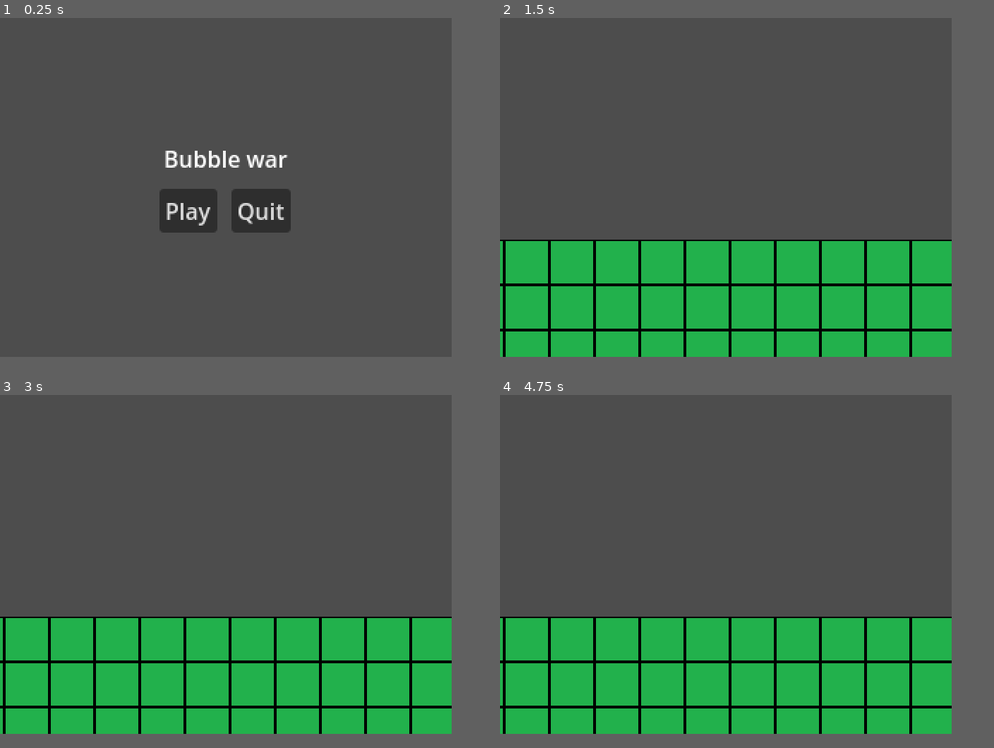
Above: before the commit, frames 1-4 (two rows, left to right).
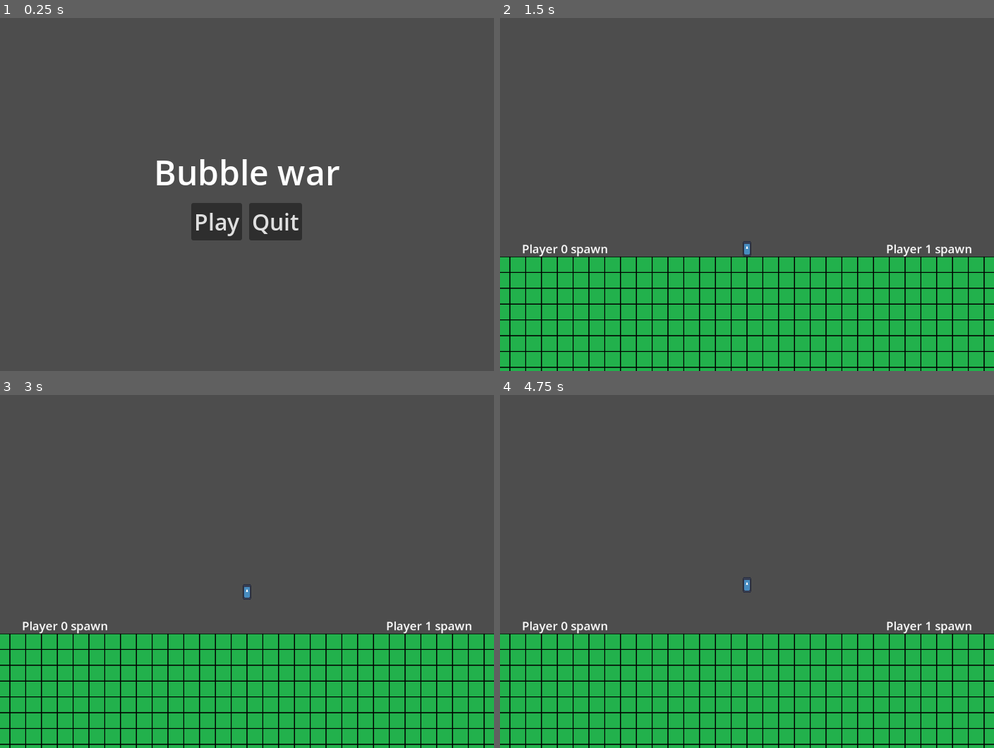
Above: after the commit, the same moments.

Repository: Frn1/GGJ-2025
Game: Godot game, scene res://scenes/main_menu.tscn
Two runs of this game, one before a commit and one after it. Both use one fixed random seed, a clock stepped at 60 frames per second and the inputs below. The engine's default icon, where the game draws it, is replaced by a stand-in: a white triangle on a blue panel in a dark square.
Inputs:
- Up to frame 1 (0.25 s): no input
- Up to frame 2 (1.5 s): click "Play" at 0.5 s
- Up to frame 3 (3 s): tap Enter at 2 s; tap Space at 2.75 s
- Up to frame 4 (4.75 s): tap Enter at 3.5 s; tap Space at 4.25 s
In our replay, the window is 640x480 before the commit and 700x500 after it. These sizes can differ from the game's own. Grey fills any space a smaller window leaves; there, only what the larger window draws over its background counts as a difference.

The runs differ from the first frame. In frame 1, 4.5% of the frame differs, in the area x 31-69%, y 37-63%; in frame 2, 18%; in frame 3, 18%, in the area x 0-100%, y 53-100%; in frame 4, 18%.

Commit message:
Add bubble spawn object (without code)

Diff:
--- a/levels/test.tscn
+++ b/levels/test.tscn
@@ -1,31 +1,22 @@
-[gd_scene load_steps=8 format=4 uid="uid://c2rc3lo3fg0bh"]
+[gd_scene load_steps=4 format=4 uid="uid://c2rc3lo3fg0bh"]
 
 [ext_resource type="Script" path="res://levels/level.gd" id="1_2ay1g"]
 [ext_resource type="TileSet" uid="uid://bpkjmsw5j4eyn" path="res://tiles/meta.tres" id="2_8jw38"]
 [ext_resource type="TileSet" uid="uid://i0ffc16sq24f" path="res://tiles/debug.tres" id="2_a32s6"]
-[ext_resource type="PackedScene" uid="uid://bgrt4ig3n5t2p" path="res://objects/meta/camera_down_limit.tscn" id="4_bp1f6"]
-[ext_resource type="PackedScene" uid="uid://whfblac1rvr8" path="res://objects/meta/camera_left_limit.tscn" id="5_or6oq"]
-[ext_resource type="PackedScene" uid="uid://7gckoevt36g8" path="res://objects/meta/camera_right_limit.tscn" id="6_jn0nt"]
-[ext_resource type="PackedScene" uid="uid://cf3jcqry6o8jv" path="res://objects/meta/camera_up_limit.tscn" id="7_xox7f"]
 
 [node name="Level" type="Node2D"]
 script = ExtResource("1_2ay1g")
 
 [node name="Meta" type="TileMapLayer" parent="."]
+tile_map_data = PackedByteArray("AAD0////AAAAAAAAAQALAP//AAAAAAAAAgA=")
 tile_set = ExtResource("2_8jw38")
 
 [node name="Terrain" type="TileMapLayer" parent="."]
 tile_map_data = PackedByteArray("AADw/wAAAAAAAAAAAADw/wEAAAAAAAAAAADw/wIAAAAAAAAAAADw/wMAAAAAAAAAAADw/wQAAAAAAAAAAADw/w …(4016 unchanged characters)…
 tile_set = ExtResource("2_a32s6")
 
-[node name="CameraDownLimit" parent="." instance=ExtResource("4_bp1f6")]
-position = Vector2(1, 60)
-
-[node name="CameraLeftLimit" parent="." instance=ExtResource("5_or6oq")]
-position = Vector2(-124, -2)
-
-[node name="CameraRightLimit" parent="." instance=ExtResource("6_jn0nt")]
-position = Vector2(121, -2)
-
-[node name="CameraUpLimit" parent="." instance=ExtResource("7_xox7f")]
-position = Vector2(1, -97)
+[node name="Camera2D" type="Camera2D" parent="."]
+offset = Vector2(0, -125)
+zoom = Vector2(0.7, 0.7)
+drag_horizontal_enabled = true
+editor_draw_limits = true
--- /dev/null
+++ b/objects/bubble.gd
@@ -0,0 +1,4 @@
+extends Area2D
+
+func _on_area_entered(area: Area2D) -> void:
+	print("Colision con ", area.get_overlapping_bodies()[0])
--- /dev/null
+++ b/objects/bubble.tscn
@@ -0,0 +1,19 @@
+[gd_scene load_steps=4 format=3 uid="uid://d3ib8icj278rm"]
+
+[ext_resource type="Script" path="res://objects/bubble.gd" id="1_5283d"]
+[ext_resource type="Texture2D" uid="uid://c2uaemrvr4ors" path="res://icon.svg" id="2_ext5l"]
+
+[sub_resource type="CircleShape2D" id="CircleShape2D_rmgwc"]
+radius = 16.0
+
+[node name="Bubble" type="Area2D"]
+script = ExtResource("1_5283d")
+
+[node name="CollisionShape2D" type="CollisionShape2D" parent="."]
+shape = SubResource("CircleShape2D_rmgwc")
+
+[node name="Sprite2D" type="Sprite2D" parent="."]
+scale = Vector2(0.25, 0.25)
+texture = ExtResource("2_ext5l")
+
+[connection signal="area_entered" from="." to="." method="_on_area_entered"]
--- /dev/null
+++ b/objects/meta/bubble_spawn.tscn
@@ -0,0 +1,24 @@
+[gd_scene load_steps=2 format=3 uid="uid://c67sexms4m21d"]
+
+[sub_resource type="LabelSettings" id="LabelSettings_gv52j"]
+font_size = 24
+
+[node name="BubbleSpawn" type="Node2D"]
+
+[node name="Label" type="Label" parent="."]
+anchors_preset = 8
+anchor_left = 0.5
+anchor_top = 0.5
+anchor_right = 0.5
+anchor_bottom = 0.5
+offset_left = -32.5
+offset_top = -11.5
+offset_right = 32.5
+offset_bottom = 11.5
+grow_horizontal = 2
+grow_vertical = 2
+size_flags_horizontal = 4
+text = "Bubble spawn"
+label_settings = SubResource("LabelSettings_gv52j")
+horizontal_alignment = 1
+vertical_alignment = 1
--- a/objects/meta/camera_down_limit.tscn
+++ /dev/null
@@ -1,7 +0,0 @@
-[gd_scene load_steps=2 format=3 uid="uid://bgrt4ig3n5t2p"]
-
-[ext_resource type="Script" path="res://objects/meta/camera_limit.gd" id="1_edvgv"]
-
-[node name="CameraDownLimit" type="Node2D"]
-script = ExtResource("1_edvgv")
-camera_limit_side = 2
--- a/objects/meta/camera_left_limit.tscn
+++ /dev/null
@@ -1,6 +0,0 @@
-[gd_scene load_steps=2 format=3 uid="uid://whfblac1rvr8"]
-
-[ext_resource type="Script" path="res://objects/meta/camera_limit.gd" id="1_0wxqp"]
-
-[node name="CameraLeftLimit" type="Node2D"]
-script = ExtResource("1_0wxqp")
--- a/objects/meta/camera_limit.gd
+++ /dev/null
@@ -1,21 +0,0 @@
-class_name CameraLimit
-
-extends Node2D
-
-enum CameraLimitSide {
-	LEFT,
-	TOP,
-	BOTTOM,
-	RIGHT
-}
-
-@export var camera_limit_side: CameraLimitSide = CameraLimitSide.LEFT
-
-# Called when the node enters the scene tree for the first time.
-func _ready() -> void:
-	pass # Replace with function body.
-
-
-# Called every frame. 'delta' is the elapsed time since the previous frame.
-func _process(delta: float) -> void:
-	pass
--- a/objects/meta/camera_right_limit.tscn
+++ /dev/null
@@ -1,7 +0,0 @@
-[gd_scene load_steps=2 format=3 uid="uid://7gckoevt36g8"]
-
-[ext_resource type="Script" path="res://objects/meta/camera_limit.gd" id="1_1mcu4"]
-
-[node name="CameraRightLimit" type="Node2D"]
-script = ExtResource("1_1mcu4")
-camera_limit_side = 3
--- a/objects/meta/camera_up_limit.tscn
+++ /dev/null
@@ -1,7 +0,0 @@
-[gd_scene load_steps=2 format=3 uid="uid://cf3jcqry6o8jv"]
-
-[ext_resource type="Script" path="res://objects/meta/camera_limit.gd" id="1_ha1vg"]
-
-[node name="CameraUpLimit" type="Node2D"]
-script = ExtResource("1_ha1vg")
-camera_limit_side = 1
--- a/objects/meta/player0_spawn.tscn
+++ b/objects/meta/player0_spawn.tscn
@@ -3,7 +3,7 @@
 [ext_resource type="Script" path="res://objects/meta/player_spawn.gd" id="1_3w13h"]
 
 [sub_resource type="LabelSettings" id="LabelSettings_lpdya"]
-font_size = 10
+font_size = 24
 
 [node name="Player0SpawnPoint" type="Node2D"]
 script = ExtResource("1_3w13h")
--- a/objects/meta/player1_spawn.tscn
+++ b/objects/meta/player1_spawn.tscn
@@ -2,8 +2,8 @@
 
 [ext_resource type="Script" path="res://objects/meta/player_spawn.gd" id="1_4xjet"]
 
-[sub_resource type="LabelSettings" id="LabelSettings_lpdya"]
-font_size = 10
+[sub_resource type="LabelSettings" id="LabelSettings_mj8py"]
+font_size = 24
 
 [node name="Player1SpawnPoint" type="Node2D"]
 script = ExtResource("1_4xjet")
@@ -23,6 +23,6 @@
 grow_vertical = 2
 size_flags_horizontal = 4
 text = "Player 1 spawn"
-label_settings = SubResource("LabelSettings_lpdya")
+label_settings = SubResource("LabelSettings_mj8py")
 horizontal_alignment = 1
 vertical_alignment = 1
--- /dev/null
+++ b/objects/player.gd
@@ -0,0 +1,21 @@
+extends CharacterBody2D
+
+@export_range(0, 1) var player = 0
+
+@export var speed = 300.0
+@export var jump_velocity = 400.0
+
+func _physics_process(delta: float) -> void:
+	if not is_on_floor():
+		velocity += get_gravity() * delta
+
+	if Input.is_action_just_pressed("jump_p" + str(player)) and is_on_floor():
+		velocity.y = -jump_velocity
+
+	var direction := Input.get_axis("move_left_p" + str(player), "move_right_p" + str(player))
+	if direction:
+		velocity.x = direction * speed
+	else:
+		velocity.x = move_toward(velocity.x, 0, speed)
+
+	move_and_slide()
--- /dev/null
+++ b/objects/player.tscn
@@ -0,0 +1,18 @@
+[gd_scene load_steps=4 format=3 uid="uid://b84dig46n1alm"]
+
+[ext_resource type="Script" path="res://objects/player.gd" id="1_lqea5"]
+[ext_resource type="Texture2D" uid="uid://c2uaemrvr4ors" path="res://icon.svg" id="2_dn4m6"]
+
+[sub_resource type="CapsuleShape2D" id="CapsuleShape2D_w7pgv"]
+radius = 8.0
+height = 32.0
+
+[node name="Player" type="CharacterBody2D"]
+script = ExtResource("1_lqea5")
+
+[node name="Sprite2D" type="Sprite2D" parent="."]
+scale = Vector2(0.125, 0.25)
+texture = ExtResource("2_dn4m6")
+
+[node name="CollisionShape2D" type="CollisionShape2D" parent="."]
+shape = SubResource("CapsuleShape2D_w7pgv")
--- a/project.godot
+++ b/project.godot
@@ -17,11 +17,10 @@
 
 [display]
 
-window/size/viewport_width=320
-window/size/viewport_height=240
-window/size/window_width_override=960
-window/size/window_height_override=720
-window/stretch/mode="viewport"
+window/size/viewport_width=700
+window/size/viewport_height=500
+window/size/mode=2
+window/stretch/mode="canvas_items"
 window/stretch/aspect="expand"
 
 [input]
@@ -32,6 +31,32 @@
 , Object(InputEventJoypadButton,"resource_local_to_scene":false,"resource_name":"","device":-1,"button_index":6,"pressure":0.0,"pressed":false,"script":null)
 ]
 }
+jump_p0={
+"deadzone": 0.5,
+"events": [Object(InputEventKey,"resource_local_to_scene":false,"resource_name":"","device":-1,"window_id":0,"alt_pressed":false,"shift_pressed":false,"ctrl_pressed":false,"meta_pressed":false,"pressed":false,"keycode":0,"physical_keycode":32,"key_label":0,"unicode":32,"location":0,"echo":false,"script":null)
+, Object(InputEventJoypadButton,"resource_local_to_scene":false,"resource_name":"","device":0,"button_index":0,"pressure":0.0,"pressed":false,"script":null)
+, Object(InputEventJoypadButton,"resource_local_to_scene":false,"resource_name":"","device":0,"button_index":1,"pressure":0.0,"pressed":false,"script":null)
+]
+}
+attack_p0={
+"deadzone": 0.5,
+"events": [Object(InputEventKey,"resource_local_to_scene":false,"resource_name":"","device":-1,"window_id":0,"alt_pressed":false,"shift_pressed":false,"ctrl_pressed":false,"meta_pressed":false,"pressed":false,"keycode":0,"physical_keycode":4194325,"key_label":0,"unicode":0,"location":0,"echo":false,"script":null)
+, Object(InputEventJoypadButton,"resource_local_to_scene":false,"resource_name":"","device":0,"button_index":2,"pressure":0.0,"pressed":false,"script":null)
+, Object(InputEventJoypadButton,"resource_local_to_scene":false,"resource_name":"","device":0,"button_index":3,"pressure":0.0,"pressed":false,"script":null)
+]
+}
+move_left_p0={
+"deadzone": 0.5,
+"events": [Object(InputEventKey,"resource_local_to_scene":false,"resource_name":"","device":-1,"window_id":0,"alt_pressed":false,"shift_pressed":false,"ctrl_pressed":false,"meta_pressed":false,"pressed":false,"keycode":0,"physical_keycode":65,"key_label":0,"unicode":97,"location":0,"echo":false,"script":null)
+, Object(InputEventJoypadMotion,"resource_local_to_scene":false,"resource_name":"","device":0,"axis":0,"axis_value":-1.0,"script":null)
+]
+}
+move_right_p0={
+"deadzone": 0.5,
+"events": [Object(InputEventKey,"resource_local_to_scene":false,"resource_name":"","device":-1,"window_id":0,"alt_pressed":false,"shift_pressed":false,"ctrl_pressed":false,"meta_pressed":false,"pressed":false,"keycode":0,"physical_keycode":68,"key_label":0,"unicode":100,"location":0,"echo":false,"script":null)
+, Object(InputEventJoypadMotion,"resource_local_to_scene":false,"resource_name":"","device":0,"axis":0,"axis_value":1.0,"script":null)
+]
+}
 
 [rendering]
 
--- a/scenes/game.gd
+++ b/scenes/game.gd
@@ -10,14 +10,3 @@
 func _ready() -> void:
 	level = level_scene.instantiate()
 	add_child(level)
-	for child in level.get_children():
-		if child is CameraLimit:
-			match child.camera_limit_side:
-				CameraLimit.CameraLimitSide.LEFT:
-					camera.limit_left = child.global_position.x
-				CameraLimit.CameraLimitSide.TOP:
-					camera.limit_top = child.global_position.y
-				CameraLimit.CameraLimitSide.BOTTOM:
-					camera.limit_bottom = child.global_position.y
-				CameraLimit.CameraLimitSide.RIGHT:
-					camera.limit_right = child.global_position.x
--- a/scenes/game.tscn
+++ b/scenes/game.tscn
@@ -1,18 +1,14 @@
-[gd_scene load_steps=5 format=3 uid="uid://dfpisuwwkekub"]
+[gd_scene load_steps=6 format=3 uid="uid://dfpisuwwkekub"]
 
 [ext_resource type="Script" path="res://scenes/game.gd" id="1_6lxwd"]
 [ext_resource type="PackedScene" uid="uid://c2rc3lo3fg0bh" path="res://levels/test.tscn" id="2_73rq0"]
 [ext_resource type="Script" path="res://ui/game.gd" id="3_h01ni"]
 [ext_resource type="PackedScene" uid="uid://dontxjg52bvb7" path="res://ui/pause_menu.tscn" id="3_m536y"]
+[ext_resource type="PackedScene" uid="uid://b84dig46n1alm" path="res://objects/player.tscn" id="5_0208v"]
 
 [node name="Game" type="Node2D"]
 script = ExtResource("1_6lxwd")
 level_scene = ExtResource("2_73rq0")
-
-[node name="Camera" type="Camera2D" parent="."]
-limit_smoothed = true
-position_smoothing_enabled = true
-editor_draw_limits = true
 
 [node name="UI" type="CanvasLayer" parent="."]
 process_mode = 3
@@ -21,4 +17,7 @@
 [node name="PauseMenu" parent="UI" instance=ExtResource("3_m536y")]
 visible = false
 
+[node name="Player" parent="." instance=ExtResource("5_0208v")]
+position = Vector2(0, -29)
+
 [connection signal="unpause" from="UI/PauseMenu" to="UI" method="unpause_game"]
--- a/scenes/main_menu.tscn
+++ b/scenes/main_menu.tscn
@@ -1,6 +1,9 @@
-[gd_scene load_steps=2 format=3 uid="uid://its1rfbkygrf"]
+[gd_scene load_steps=3 format=3 uid="uid://its1rfbkygrf"]
 
 [ext_resource type="Script" path="res://scenes/main_menu.gd" id="1_dq8jc"]
+
+[sub_resource type="LabelSettings" id="LabelSettings_vkqbu"]
+font_size = 48
 
 [node name="MainMenu" type="Control"]
 layout_mode = 3
@@ -25,6 +28,7 @@
 layout_mode = 2
 size_flags_horizontal = 4
 text = "Bubble war"
+label_settings = SubResource("LabelSettings_vkqbu")
 metadata/_edit_use_anchors_ = true
 
 [node name="Buttons" type="HBoxContainer" parent="Items"]
@@ -35,11 +39,13 @@
 
 [node name="Play" type="Button" parent="Items/Buttons"]
 layout_mode = 2
+theme_override_font_sizes/font_size = 32
 text = "Play"
 metadata/_edit_use_anchors_ = true
 
 [node name="Quit" type="Button" parent="Items/Buttons"]
 layout_mode = 2
+theme_override_font_sizes/font_size = 32
 text = "Quit"
 metadata/_edit_use_anchors_ = true
 
--- a/tiles/debug.tres
+++ b/tiles/debug.tres
@@ -7,7 +7,9 @@
 texture = ExtResource("1_1qdki")
 texture_region_size = Vector2i(32, 32)
 0:0/0 = 0
+0:0/0/physics_layer_0/polygon_0/points = PackedVector2Array(-16, -16, 16, -16, 16, 16, -16, 16)
 
 [resource]
 tile_size = Vector2i(32, 32)
+physics_layer_0/collision_layer = 1
 sources/0 = SubResource("TileSetAtlasSource_3wtkg")
--- a/tiles/meta.tres
+++ b/tiles/meta.tres
@@ -1,13 +1,19 @@
-[gd_resource type="TileSet" load_steps=4 format=3 uid="uid://bpkjmsw5j4eyn"]
+[gd_resource type="TileSet" load_steps=6 format=3 uid="uid://bpkjmsw5j4eyn"]
 
 [ext_resource type="PackedScene" uid="uid://diwlpf2om1us6" path="res://objects/meta/player0_spawn.tscn" id="1_22271"]
 [ext_resource type="PackedScene" uid="uid://b44dtspvr5ath" path="res://objects/meta/player1_spawn.tscn" id="2_3ywmu"]
+[ext_resource type="PackedScene" uid="uid://c67sexms4m21d" path="res://objects/meta/bubble_spawn.tscn" id="3_f7ltl"]
 
 [sub_resource type="TileSetScenesCollectionSource" id="TileSetScenesCollectionSource_ioqjw"]
 resource_name = "Player spawns"
 scenes/1/scene = ExtResource("1_22271")
 scenes/2/scene = ExtResource("2_3ywmu")
 
+[sub_resource type="TileSetScenesCollectionSource" id="TileSetScenesCollectionSource_0hbp7"]
+resource_name = "Bubbles"
+scenes/1/scene = ExtResource("3_f7ltl")
+
 [resource]
 tile_size = Vector2i(32, 32)
 sources/0 = SubResource("TileSetScenesCollectionSource_ioqjw")
+sources/2 = SubResource("TileSetScenesCollectionSource_0hbp7")
